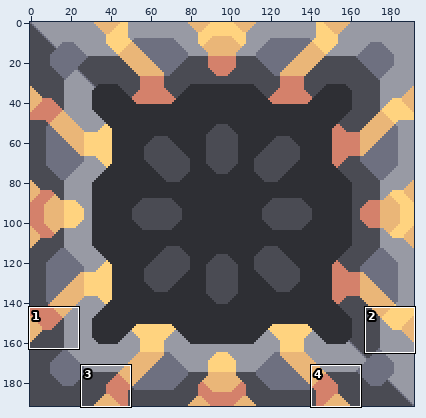
Sprite sheet -- sprites/blocks/units/Improved-assembler-module.png. The first picture is a wide view before the edit; the outline marks the close-up.
Close-up. Earlier state:
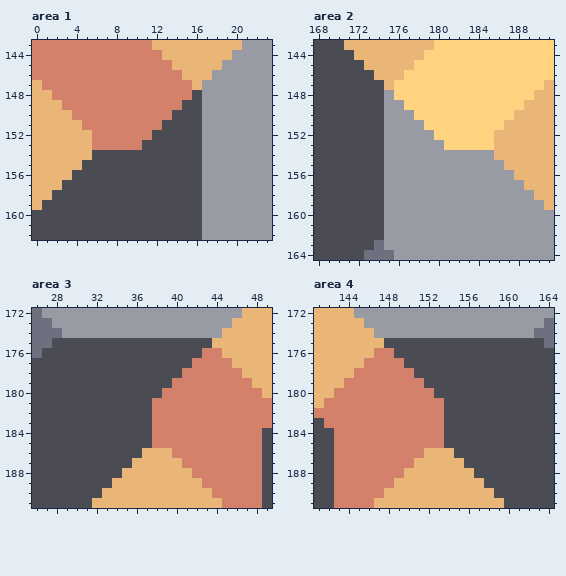
The file is 192x192 pixels. Shown: area 1: x 0..23, y 143..162; area 2: x 168..191, y 143..164; area 3: x 26..49, y 172..191; area 4: x 141..164, y 172..191. The commit also changed other parts of the picture, which this record leaves out.
After:
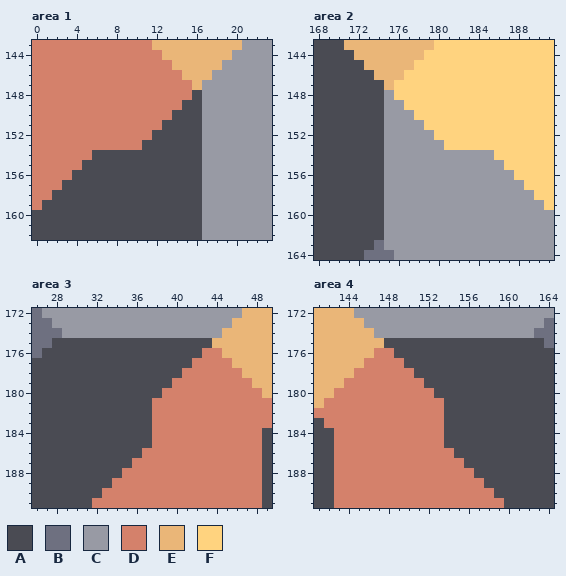
Palette (. is transparent): A #4a4b53  B #6e7080  C #989aa4  D #d4816b  E #eab678  F #ffd37f
Change:
Area 1:
Colour D replaces colour E in row 147 at x 0; in row 148 at x 0 to 1; in row 149 at x 0 to 2; in row 150 at x 0 to 3; in row 151 at x 0 to 4; in rows 152 to 154 at x 0 to 5.
Colour D replaces colour E in row 155 at x 0 to 4; in row 156 at x 0 to 3; in row 157 at x 0 to 2; in row 158 at x 0 to 1; in row 159 at x 0.
Area 2:
Colour F replaces colour E in row 147 at x 191; in row 148 at x 190 to 191; in row 149 at x 189 to 191; in row 150 at x 188 to 191; in row 151 at x 187 to 191; in rows 152 to 154 at x 186 to 191.
Colour F replaces colour E in row 155 at x 187 to 191; in row 156 at x 188 to 191; in row 157 at x 189 to 191; in row 158 at x 190 to 191; in row 159 at x 191.
Area 3:
Colour D replaces colour E in row 186 at x 37 to 39; in row 187 at x 36 to 40; in row 188 at x 35 to 41; in row 189 at x 34 to 42; in row 190 at x 33 to 43; in row 191 at x 32 to 44.
Area 4:
Colour D replaces colour E in row 186 at x 152 to 154; in row 187 at x 151 to 155; in row 188 at x 150 to 156; in row 189 at x 149 to 157; in row 190 at x 148 to 158; in row 191 at x 147 to 159.
Changed places in both close-ups, as pixel boxes (x1, y1, x2, y2):
changed: (32, 80, 92, 210)
changed: (494, 80, 554, 210)
changed: (92, 448, 222, 508)
changed: (374, 448, 504, 508)
